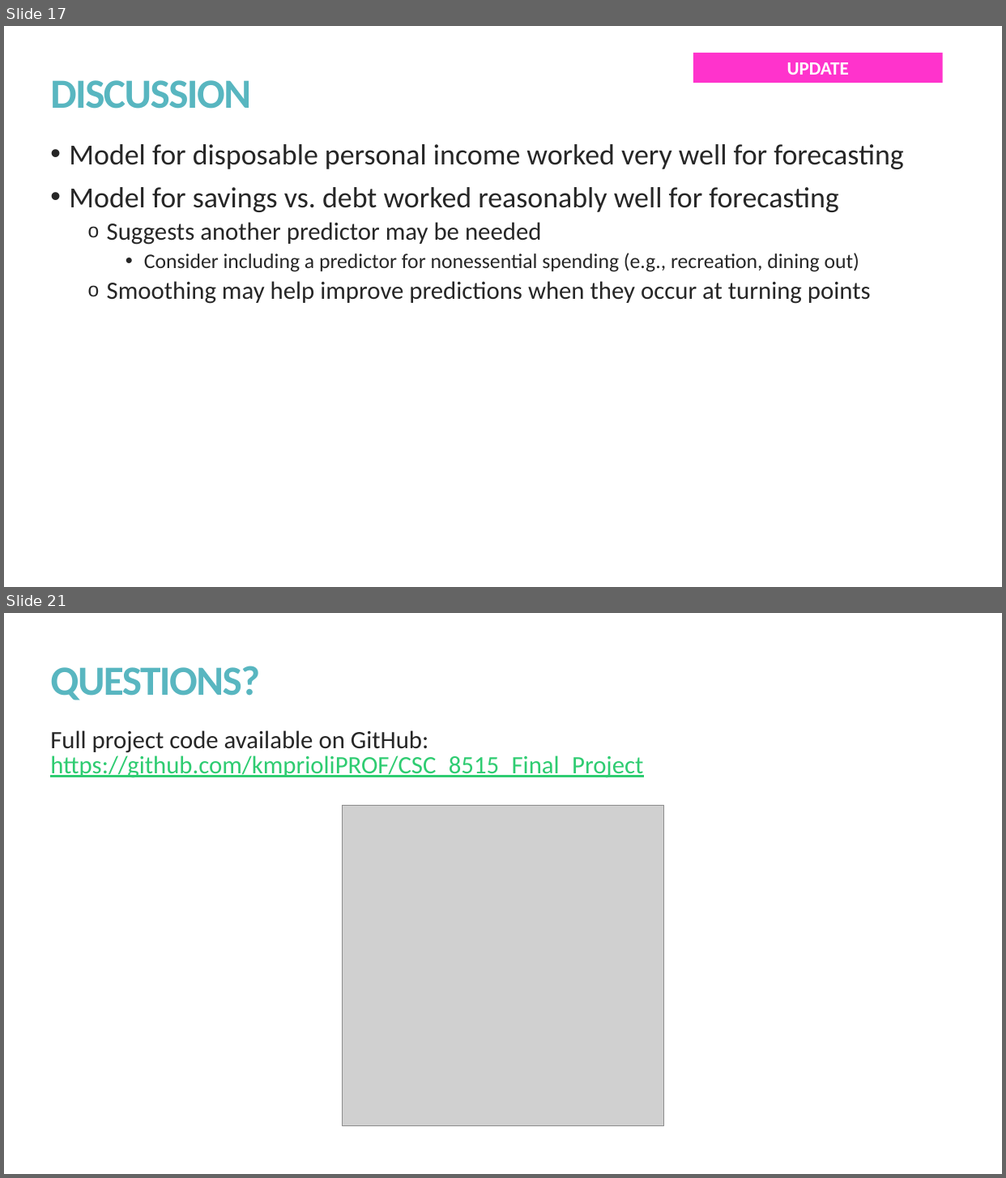
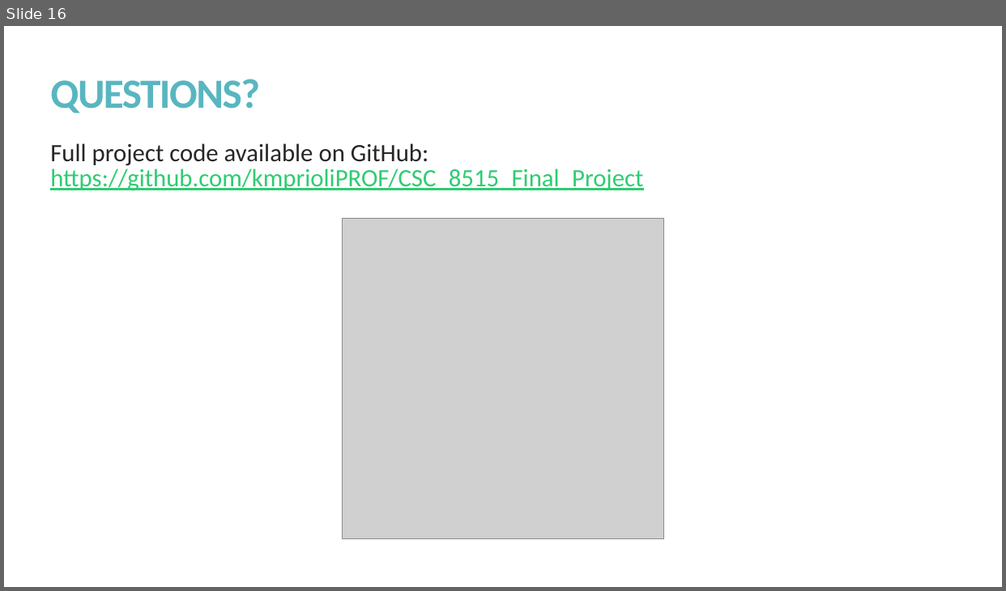
Before and after one commit to kmprioliPROF/CSC_8515_Final_Project, a slide deck: presentation/Prioli_presentation.pptx. Shown one above the other, each under a label of ours: slides 17 and 21 before the commit, slide 16 after it; the slides between them are not shown. The pictures are 1006x1178 and 1006x591 pixels, drawn with LibreOffice and Linux fonts; fonts in the diff are those of the drawing; grey boxes stand for pictures. Boxes give left, top, right and bottom in pixels: in the first picture for what was removed or moved away, otherwise in the second. Text is boxed around its words. In the diff, an @@ line names an element or a change of style, - is before the commit and + after.

```diff
--- a/presentation/Prioli_presentation.pptx
+++ b/presentation/Prioli_presentation.pptx
@@ slide 17 removed at [4, 26, 1002, 587], background #FFFFFF @@
@@ rectangle removed at [693, 53, 943, 83] @@
-UPDATE
@@ title removed at [50, 80, 251, 109] @@
-DISCUSSION
@@ text removed at [69, 144, 903, 304] @@
-• Model for disposable personal income worked very well for forecasting
-• Model for savings vs. debt worked reasonably well for forecasting
-  o Suggests another predictor may be needed
-    • Consider including a predictor for nonessential spending (e.g., recreation, dining out)
-  o Smoothing may help improve predictions when they occur at turning points
@@ what was slide 21 is now slide 16 @@
```
Also in this commit, not shown: 3 slides changed, 11 slides added, 15 other slides removed.
